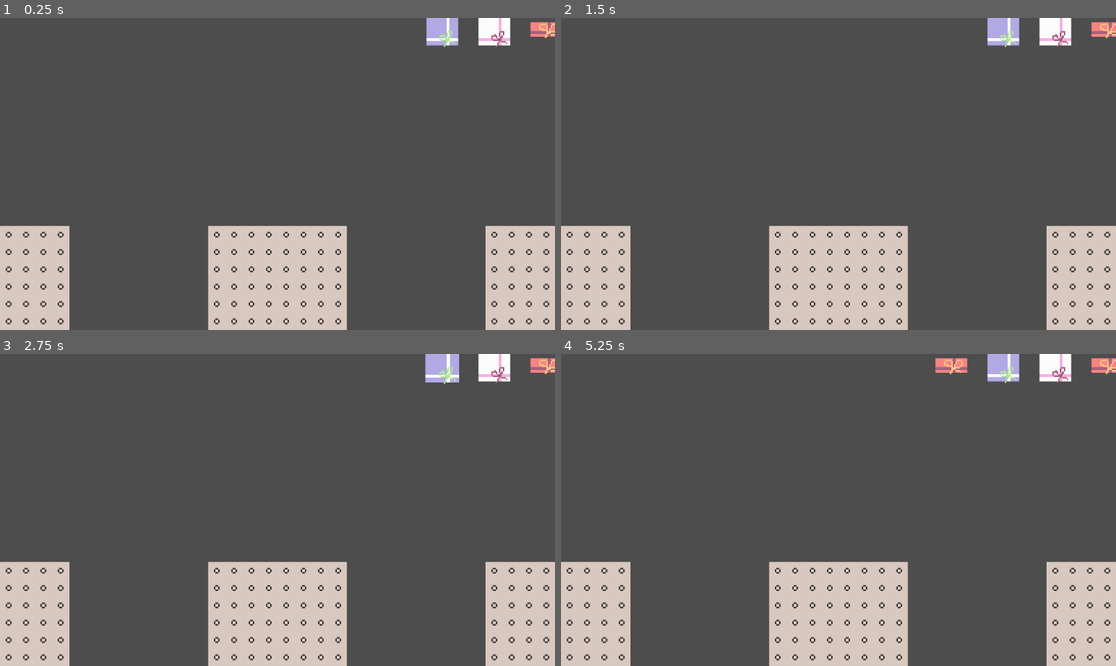
Above: before the commit, frames 1-4 (two rows, left to right).
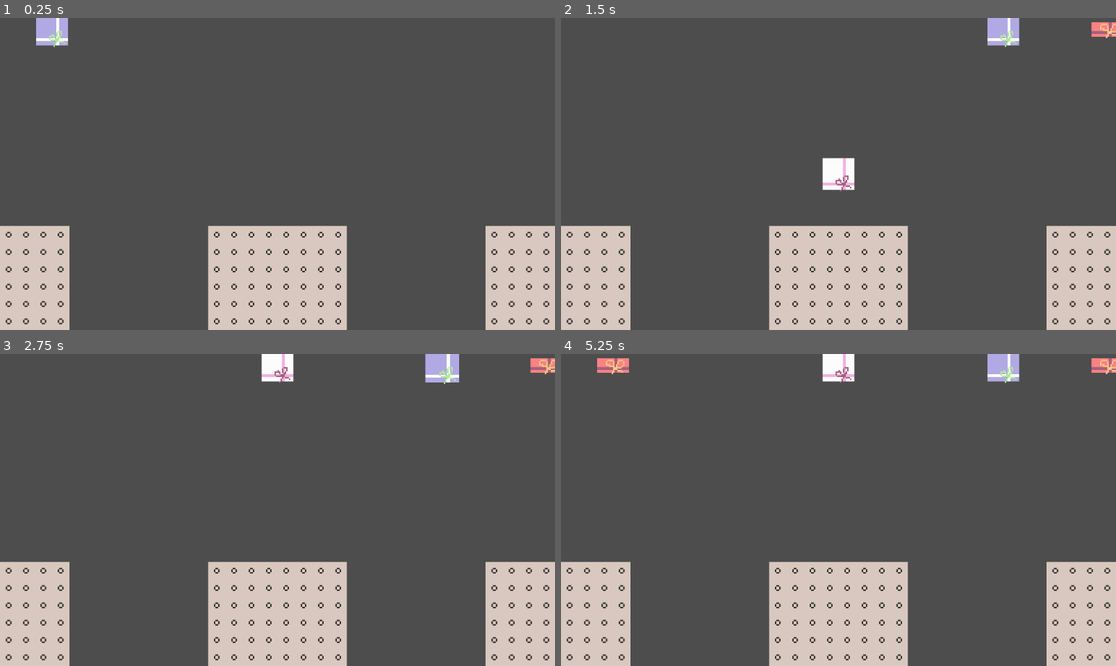
Above: after the commit, the same moments.

Repository: SuperDuperOrganisationsname/DevsThatJam9
Game: Godot game, scene res://scenes/main.tscn
Same seed, same stepped clock (60 frames per second), same inputs: the game is played once before the commit and once after it.
Inputs (mouse positions are in pixels of both pictures, inside the frame that each line leads up to):
- Up to frame 1 (0.25 s): no input
- Up to frame 2 (1.5 s): move the mouse to (1104, 30) at 0.52 s; press the mouse at (1104, 30) at 0.53 s; move the mouse to (1054, 30) at 1.27 s; release the mouse at (1054, 30) at 1.28 s; click (1054, 30) at 1.35 s
- Up to frame 3 (2.75 s): tap Enter at 2 s; move the mouse to (444, 366) at 2.02 s; press the mouse at (444, 366) at 2.03 s
- Up to frame 4 (5.25 s): tap Space at 2.75, 4.25 s; move the mouse to (810, 572) at 2.77 s; release the mouse at (810, 572) at 2.78 s; click (810, 572) at 2.85 s; tap Enter at 3.5, 5 s; move the mouse to (1005, 556) at 3.52 s; press the mouse at (1005, 556) at 3.53 s; move the mouse to (672, 463) at 4.27 s; release the mouse at (672, 463) at 4.28 s; click (672, 463) at 4.35 s; move the mouse to (866, 510) at 5.02 s; press the mouse at (866, 510) at 5.03 s

The runs differ from the first frame. In frame 1, 1.8% of the frame differs, in the area x 6-100%, y 0-10%; in frame 2, 1.1%; in frame 3, 1.1%; in frame 4, 1.6%.

Commit message:
better gift positioning

Diff:
--- a/scripts/gameplay.gd
+++ b/scripts/gameplay.gd
@@ -35,7 +35,7 @@
 
 	return gift
 
-func _spawn_gift(gift: Gift, pos: Vector2) -> Node2D:
+func _spawn_gift(gift: Gift) -> Node2D:
 	var obj = load("res://scenes/gift.tscn").instantiate()
 	obj.connect("place_gift", Globals.sfx_player.play_gift_interaction_sound)
 	obj.connect("reject_gift", Globals.sfx_player.play_gift_rejection_sound)
@@ -43,8 +43,9 @@
 	obj.scale_size = gift.scale
 	obj.gift_size = gift.size
 	obj.color = gift.color
+	obj.gift_index = 14
 
-	obj.position = pos
+	obj.position = Vector2(_int_to_x_pos(14), -100)
 	$Gifts.add_child(obj)
 	obj._init_gift()
 
@@ -55,7 +56,7 @@
 	Globals.gameplay_node = self
 
 	for i in range(Num_Starting_Gifts):
-		pending_gifts.append(_spawn_gift(_draw_gift(), Vector2(_int_to_x_pos(i), -100)))
+		pending_gifts.append(_spawn_gift(_draw_gift()))
 	_update_positions()
 
 func _int_to_x_pos(i: int) -> int:
@@ -63,9 +64,9 @@
 
 func _update_positions():
 	for j in range(pending_gifts.size()):
-		if not pending_gifts[j].draggable:
+		if not pending_gifts[j].draggable and pending_gifts[j].position.x == _int_to_x_pos(pending_gifts[j].gift_index):
 			var tween = get_tree().create_tween()
-			tween.tween_property(pending_gifts[j], "position", Vector2(_int_to_x_pos(j), -100), 0.2).set_ease(Tween.EASE_OUT)
+			tween.tween_property(pending_gifts[j], "position", Vector2(_int_to_x_pos(j), -100), 0.1 * (pending_gifts[j].gift_index - j)).set_ease(Tween.EASE_OUT)
 			pending_gifts[j].gift_index = j
 
 func remove_gift(index: int):
@@ -74,7 +75,7 @@
 
 func add_gift():
 	if pending_gifts.size() < 15:
-		pending_gifts.append(_spawn_gift(_draw_gift(), Vector2(_int_to_x_pos(14), -100)))
+		pending_gifts.append(_spawn_gift(_draw_gift()))
 		_update_positions()
 	else:
 		defeat()
@@ -82,9 +83,15 @@
 func defeat():
 	pass
 
+var update_frame_timer: int = 10
 
 # Called every frame. 'delta' is the elapsed time since the previous frame.
 func _process(delta: float) -> void:
+	update_frame_timer -= 1
+	if update_frame_timer <= 0:
+		_update_positions()
+		update_frame_timer = 10
+
 	for i in range(pending_gifts.size()):
 		if not pending_gifts[i].draggable:
 			pending_gifts[i].position.y = -100
